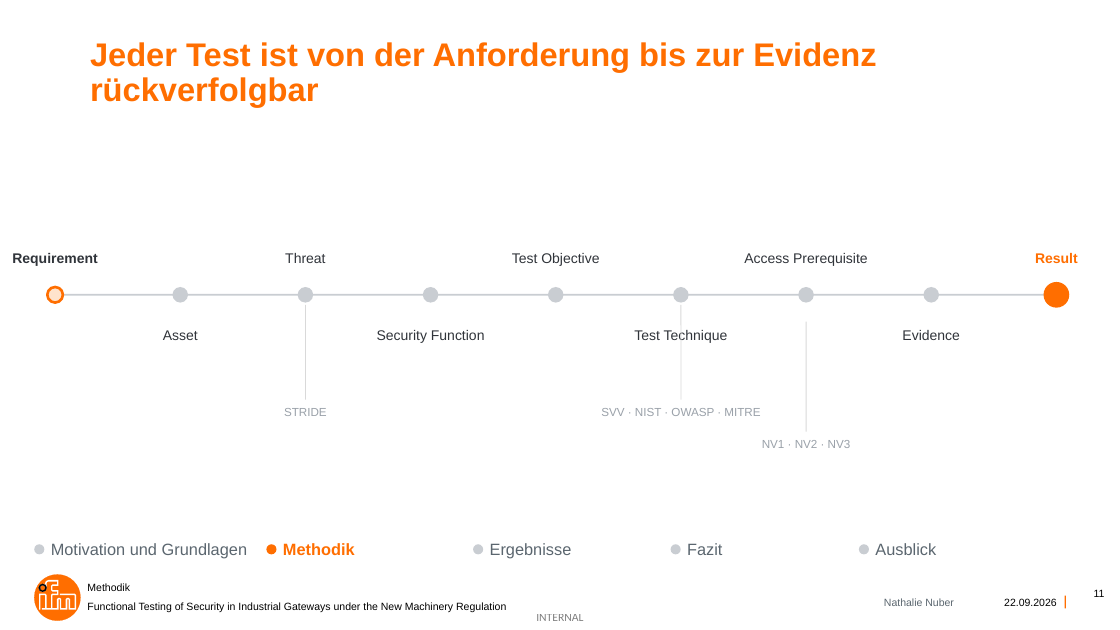
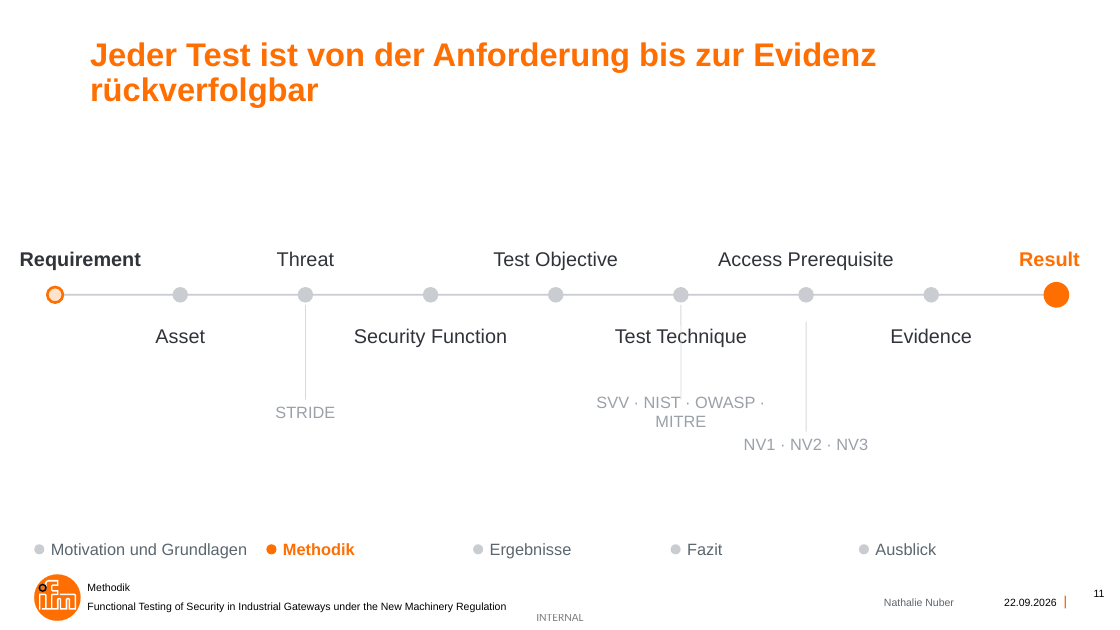
Before and after one commit to nathalienr/Bachelorarbeit, a slide deck: slide 11 of Functional Testing of Security in Industrial Gateways under the New Machinery Regulation.pptx. Drawn at 1120x630 pixels with LibreOffice and Linux fonts; fonts in the diff are those of the drawing; background and template pictures are left out. Boxes give left, top, right and bottom in pixels: in the first picture for what was removed or moved away, otherwise in the second. Text is boxed around its words. In the diff, an @@ line names an element or a change of style, - is before the commit and + after.

```diff
--- a/Functional Testing of Security in Industrial Gateways under the New Machinery Regulation.pptx
+++ b/Functional Testing of Security in Industrial Gateways under the New Machinery Regulation.pptx
@@ text "Requirement": place and size @@
-text "Requirement" at (12,253,97,266)
+text "Requirement" at (20,251,141,270)
@@ text "Threat": place and size @@
-text "Threat" at (285,253,325,263)
+text "Threat" at (277,251,334,266)
@@ text "Test Objective": place and size @@
-text "Test Objective" at (512,253,599,266)
+text "Test Objective" at (493,251,618,270)
@@ text "Access Prerequisite": place and size @@
-text "Access Prerequisite" at (744,253,868,266)
+text "Access Prerequisite" at (718,251,894,270)
@@ text "Asset": place and size @@
-text "Asset" at (163,330,198,340)
+text "Asset" at (155,329,205,343)
@@ text "Security Function": place and size @@
-text "Security Function" at (377,330,485,343)
+text "Security Function" at (354,328,507,347)
@@ size 12 to 17 pt in 9 elements at (1019,251,1080,267), (20,251,141,270), (718,251,894,270), (890,328,972,343), (155,329,205,343), (277,251,334,266), (354,328,507,347), (493,251,618,270), (615,328,747,347) @@
@@ text "Test Technique": place and size @@
-text "Test Technique" at (634,330,728,343)
+text "Test Technique" at (615,328,747,347)
@@ text "Evidence": place and size @@
-text "Evidence" at (902,330,959,340)
+text "Evidence" at (890,328,972,343)
@@ size 10 to 14 pt in 3 elements at (275,407,335,418), (596,397,755,427), (744,439,868,450) @@
```
Also in this commit, not shown: 2 other slides changed, 1 other file.
